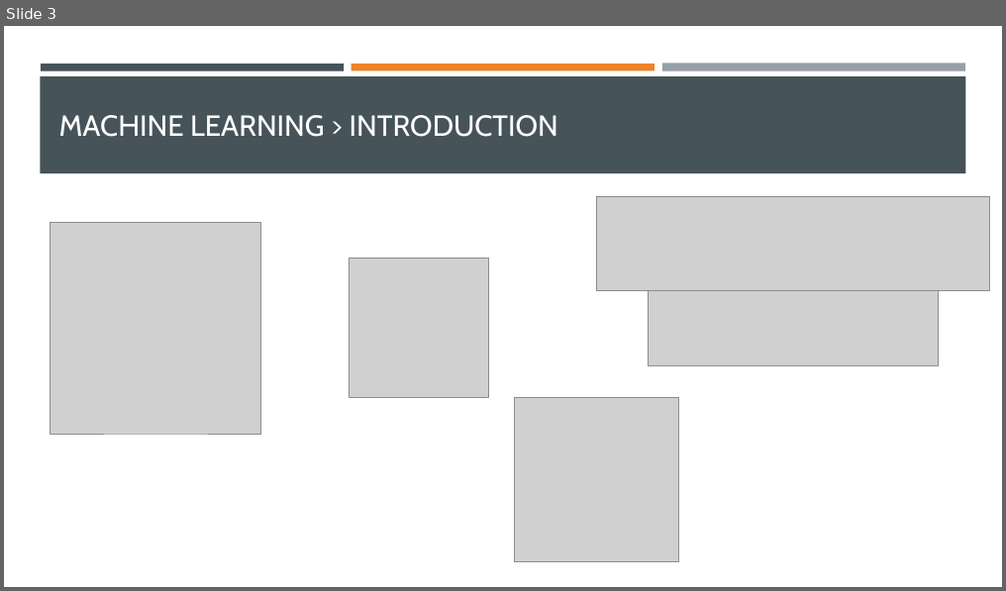
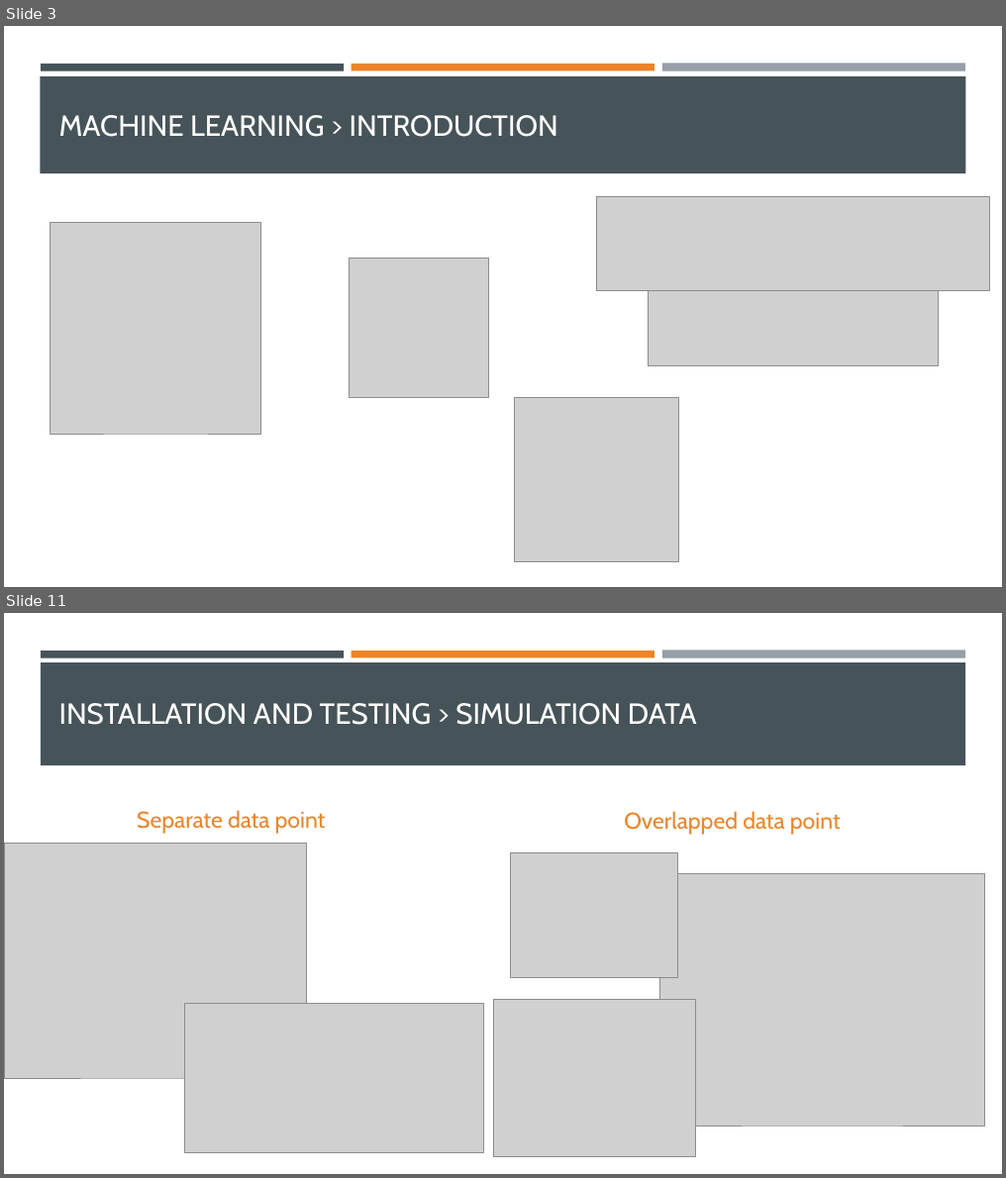
Before and after one commit to 1b0000mer/K-means-clustering, a slide deck: documents/Data clustering with k-means algorithm.pptx. Shown one above the other, each under a label of ours: slide 3 before the commit, slides 3 and 11 after it; the slides between them are not shown. The pictures are 1006x591 and 1006x1178 pixels, drawn with LibreOffice and Linux fonts; fonts in the diff are those of the drawing; grey boxes stand for pictures. Boxes give left, top, right and bottom in pixels: in the first picture for what was removed or moved away, otherwise in the second. Text is boxed around its words. In the diff, an @@ line names an element or a change of style, - is before the commit and + after.

```diff
--- a/documents/Data clustering with k-means algorithm.pptx
+++ b/documents/Data clustering with k-means algorithm.pptx
@@ slide 11 added at [4,613,1002,1174], background #FFFFFF; not listed: 3 template elements that a slide beside it also shows @@
@@ rectangle added at [41,663,966,765], fill #465359 @@
@@ title added at [59,703,697,725], 28 pt, text #FFFFFF @@
+INSTALLATION AND TESTING > SIMULATION DATA
@@ text added at [137,810,326,834], 22 pt, text #ED8428 @@
+Separate data point
@@ text added at [624,811,841,835], 22 pt, text #ED8428 @@
+Overlapped data point
@@ picture added at [4,843,307,1078] @@
@@ picture added at [510,853,678,978] @@
@@ picture added at [660,873,985,1126] @@
@@ picture added at [185,1004,484,1153] @@
@@ picture added at [493,1000,695,1157] @@
```
Also in this commit, not shown: 10 slides changed, 2 other slides added, 23 other files.
